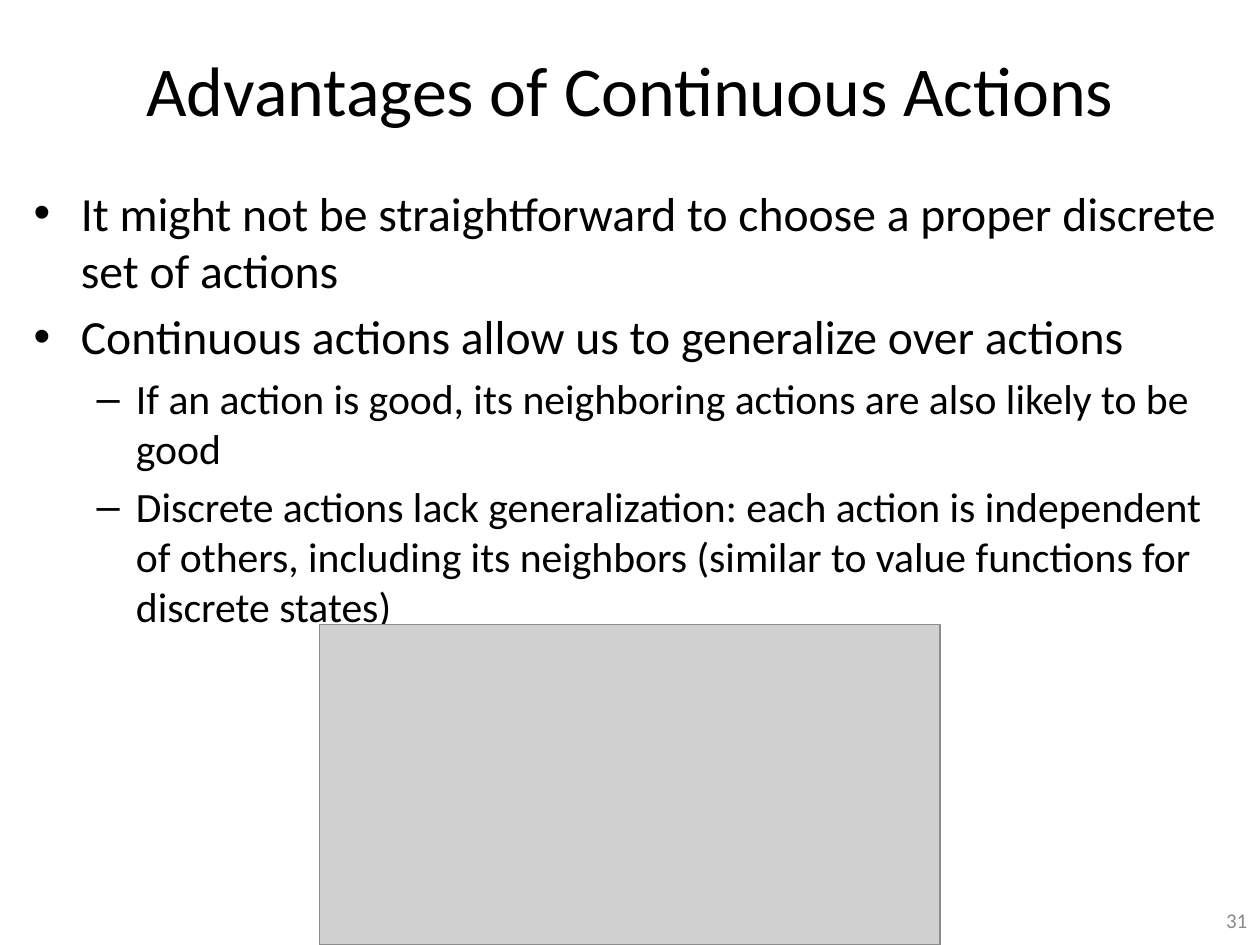
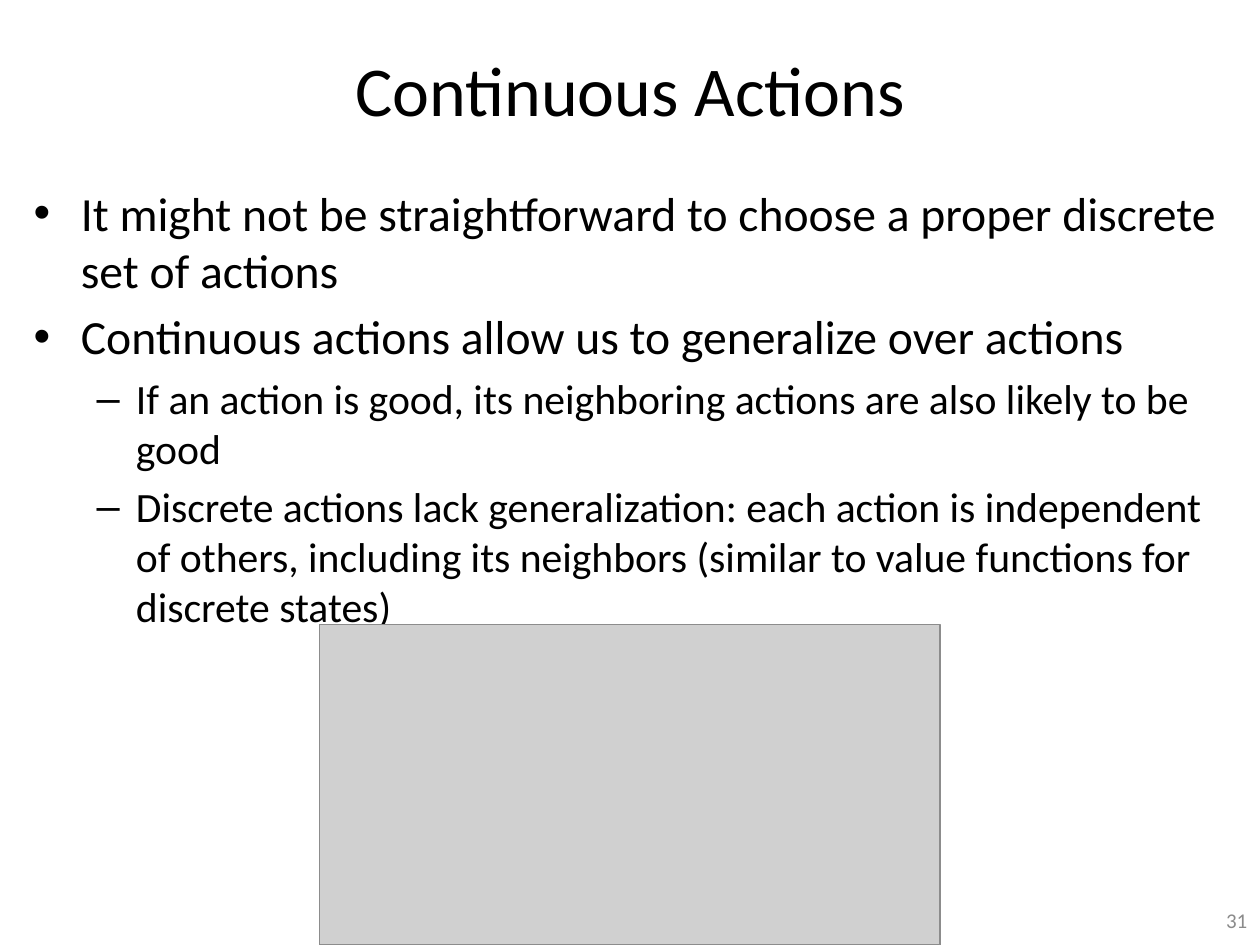
Before and after one commit to guzonghua/saav, a slide deck: slide 31 of PPTs/L7.3 Policy-based RL.pptx. Drawn at 1260x945 pixels with LibreOffice and Linux fonts; fonts in the diff are those of the drawing; grey boxes stand for pictures. Boxes give left, top, right and bottom in pixels: in the first picture for what was removed or moved away, otherwise in the second. Text is boxed around its words. In the diff, an @@ line names an element or a change of style, - is before the commit and + after.

```diff
--- a/PPTs/L7.3 Policy-based RL.pptx
+++ b/PPTs/L7.3 Policy-based RL.pptx
@@ title at <box>355,67,905,117</box>: text changed @@
-Advantages of Continuous Actions
+Continuous Actions
```
Also in this commit, not shown: 1 other slide changed, 1 slide added, 1 slide removed, 3 other files.
